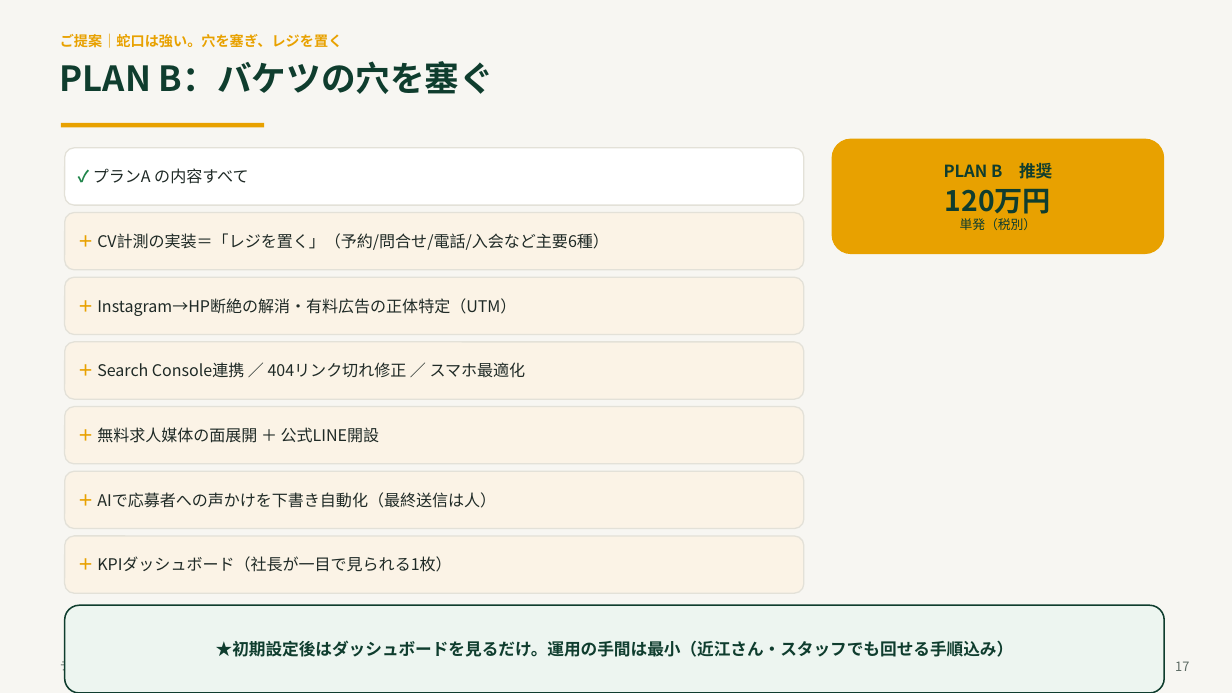
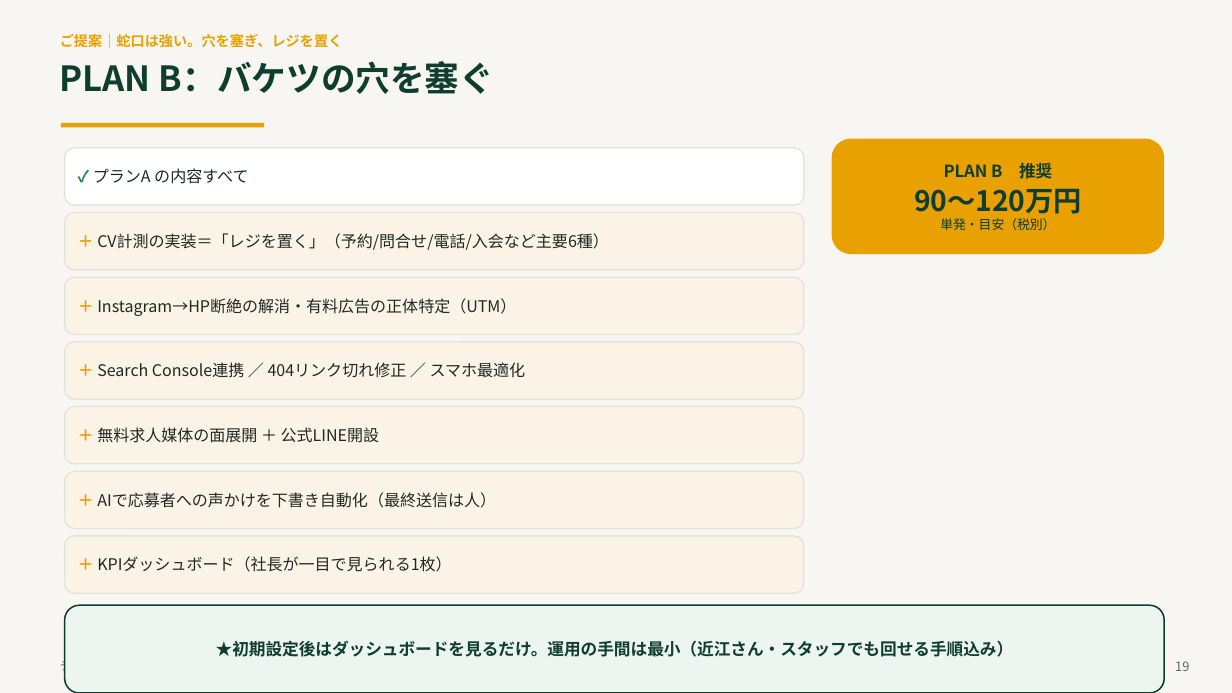
Before and after one commit to arigatosun/tennis-plaza-amagasaki, a slide deck: slide 20 of docs/00_提案・戦略/tennis_plaza_proposal_deck.pptx (slide 18 before the commit). Drawn at 1232x693 pixels with LibreOffice and Linux fonts; fonts in the diff are those of the drawing. Boxes give left, top, right and bottom in pixels: in the first picture for what was removed or moved away, otherwise in the second. Text is boxed around its words. In the diff, an @@ line names an element or a change of style, - is before the commit and + after.

```diff
--- a/docs/00_提案・戦略/tennis_plaza_proposal_deck.pptx
+++ b/docs/00_提案・戦略/tennis_plaza_proposal_deck.pptx
@@ text in rounded rectangle at bbox=[914, 188, 1082, 230]: text changed @@
-120万円
-単発（税別）
+90〜120万円
+単発・目安（税別）
@@ text at bbox=[1175, 661, 1189, 671]: text changed @@
-17
+19
```
Also in this commit, not shown: 17 other slides changed, 2 slides added, 1 other file.
